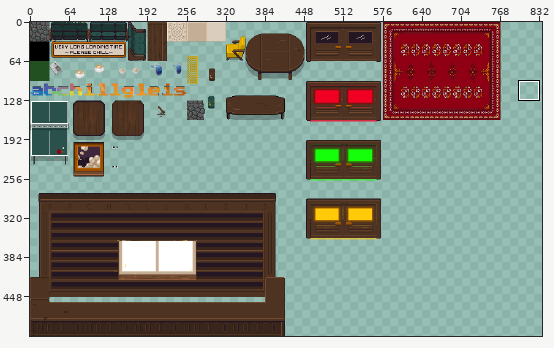
File history of a sprite sheet, TileSet01.png. The first picture is a wide view before the edit; the outline marks the close-up.
Close-up. Earlier state:
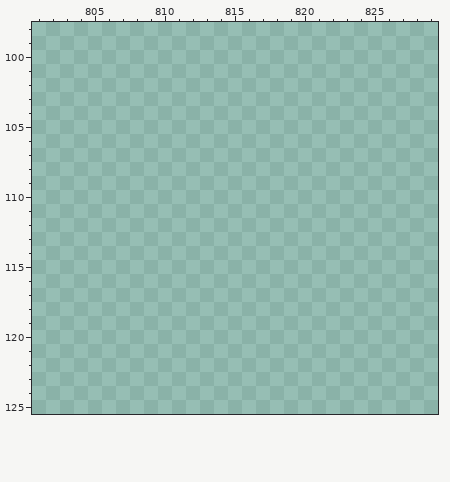
The file is 1024x512 pixels. Pixels under 10% opacity are left out. Colours within 5 levels of each other are drawn and written as one. Shown: x 801..829, y 98..125. The wide view leaves out empty margins. The commit also changed other parts of the picture, which this record leaves out.
After:
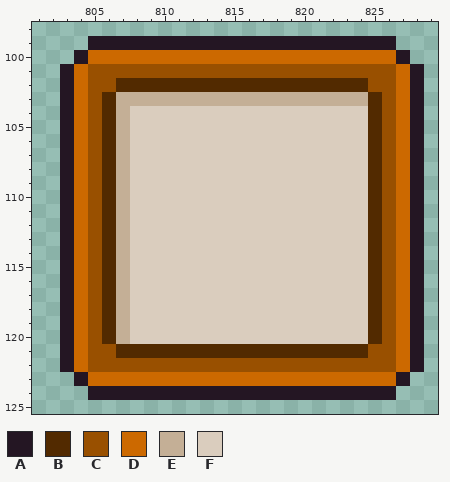
Palette (. is transparent): A #241623  B #522a00  C #995000  D #cc6900  E #c4af96  F #dacdbe
The exact change:
Changed rows in their new state; - is an unchanged pixel.
first column x 803:
 99 --AAAAAAAAAAAAAAAAAAAAAA--
100 -ADDDDDDDDDDDDDDDDDDDDDDA-
101 ADCCCCCCCCCCCCCCCCCCCCCCDA
102 ADCCBBBBBBBBBBBBBBBBBBCCDA
103 ADCBEEEEEEEEEEEEEEEEEEBCDA
104 ADCBEFFFFFFFFFFFFFFFFFBCDA
105 ADCBEFFFFFFFFFFFFFFFFFBCDA
106 ADCBEFFFFFFFFFFFFFFFFFBCDA
107 ADCBEFFFFFFFFFFFFFFFFFBCDA
108 ADCBEFFFFFFFFFFFFFFFFFBCDA
109 ADCBEFFFFFFFFFFFFFFFFFBCDA
110 ADCBEFFFFFFFFFFFFFFFFFBCDA
111 ADCBEFFFFFFFFFFFFFFFFFBCDA
112 ADCBEFFFFFFFFFFFFFFFFFBCDA
113 ADCBEFFFFFFFFFFFFFFFFFBCDA
114 ADCBEFFFFFFFFFFFFFFFFFBCDA
115 ADCBEFFFFFFFFFFFFFFFFFBCDA
116 ADCBEFFFFFFFFFFFFFFFFFBCDA
117 ADCBEFFFFFFFFFFFFFFFFFBCDA
118 ADCBEFFFFFFFFFFFFFFFFFBCDA
119 ADCBEFFFFFFFFFFFFFFFFFBCDA
120 ADCBEFFFFFFFFFFFFFFFFFBCDA
121 ADCCBBBBBBBBBBBBBBBBBBCCDA
122 ADCCCCCCCCCCCCCCCCCCCCCCDA
123 -ADDDDDDDDDDDDDDDDDDDDDDA-
124 --AAAAAAAAAAAAAAAAAAAAAA--
Pixel boxes of the changes (left, top, right, bottom) in both close-ups:
added: (60, 36, 424, 400)
